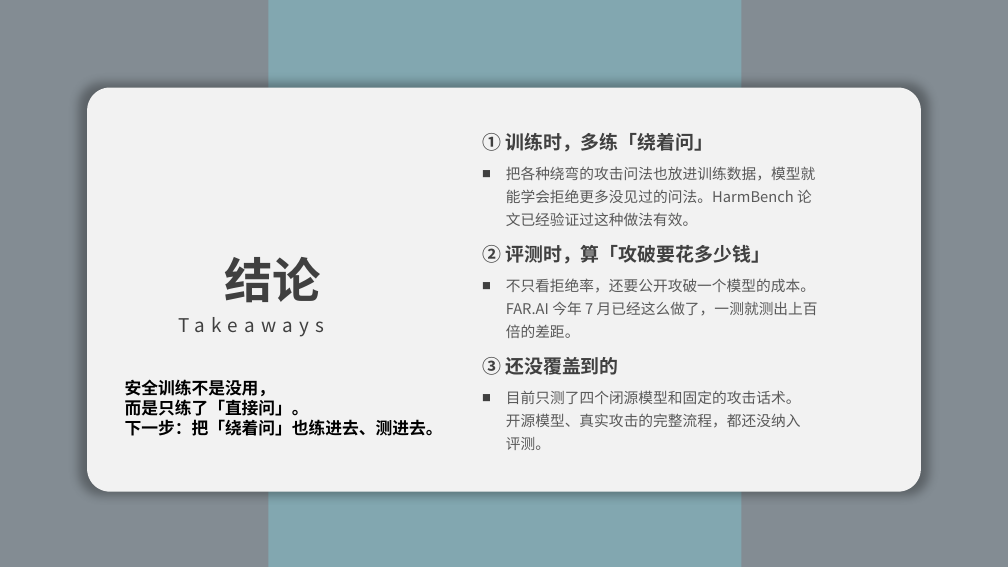
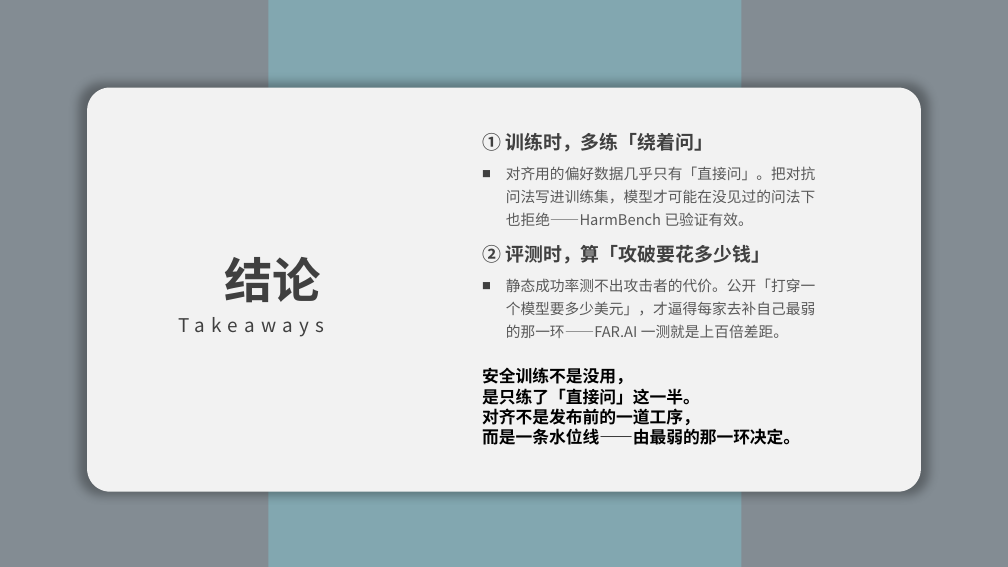
Before and after one commit to wurenrumian/FUCK-POWERPOINT-, a slide deck: slide 10 of deliverable/final.pptx. Drawn at 1008x567 pixels with LibreOffice and Linux fonts; fonts in the diff are those of the drawing. Boxes give left, top, right and bottom in pixels: in the first picture for what was removed or moved away, otherwise in the second. Text is boxed around its words. In the diff, an @@ line names an element or a change of style, - is before the commit and + after.

```diff
--- a/deliverable/final.pptx
+++ b/deliverable/final.pptx
@@ text at <box>506,166,816,226</box>: text changed @@
-■ 把各种绕弯的攻击问法也放进训练数据，模型就能学会拒绝更多没见过的问法。HarmBench 论文已经验证过这种做法有效。
+■ 对齐用的偏好数据几乎只有「直接问」。把对抗问法写进训练集，模型才可能在没见过的问法下也拒绝——HarmBench 已验证有效。
@@ text at <box>506,278,816,338</box>: text changed @@
-■ 不只看拒绝率，还要公开攻破一个模型的成本。FAR.AI 今年 7 月已经这么做了，一测就测出上百倍的差距。
+■ 静态成功率测不出攻击者的代价。公开「打穿一个模型要多少美元」，才逼得每家去补自己最弱的那一环——FAR.AI 一测就是上百倍差距。
@@ text removed at <box>482,357,618,375</box> @@
-③ 还没覆盖到的
@@ text at <box>482,367,800,445</box>: text changed @@
-安全训练不是没用，
-而是只练了「直接问」。
-下一步：把「绕着问」也练进去、测进去。
+安全训练不是没用，
+是只练了「直接问」这一半。
+对齐不是发布前的一道工序，
+而是一条水位线——由最弱的那一环决定。
@@ text removed at <box>506,390,801,450</box> @@
-■ 目前只测了四个闭源模型和固定的攻击话术。开源模型、真实攻击的完整流程，都还没纳入评测。
```
Also in this commit, not shown: 5 other slides changed, 3 other files.
